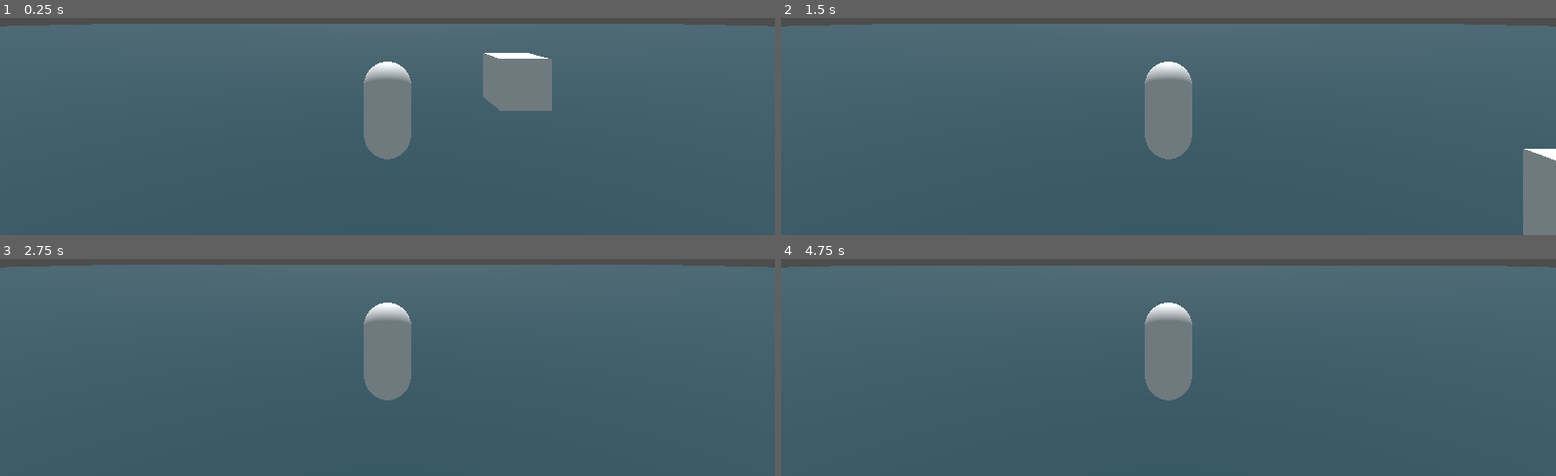
Above: before the commit, frames 1-4 (two rows, left to right).
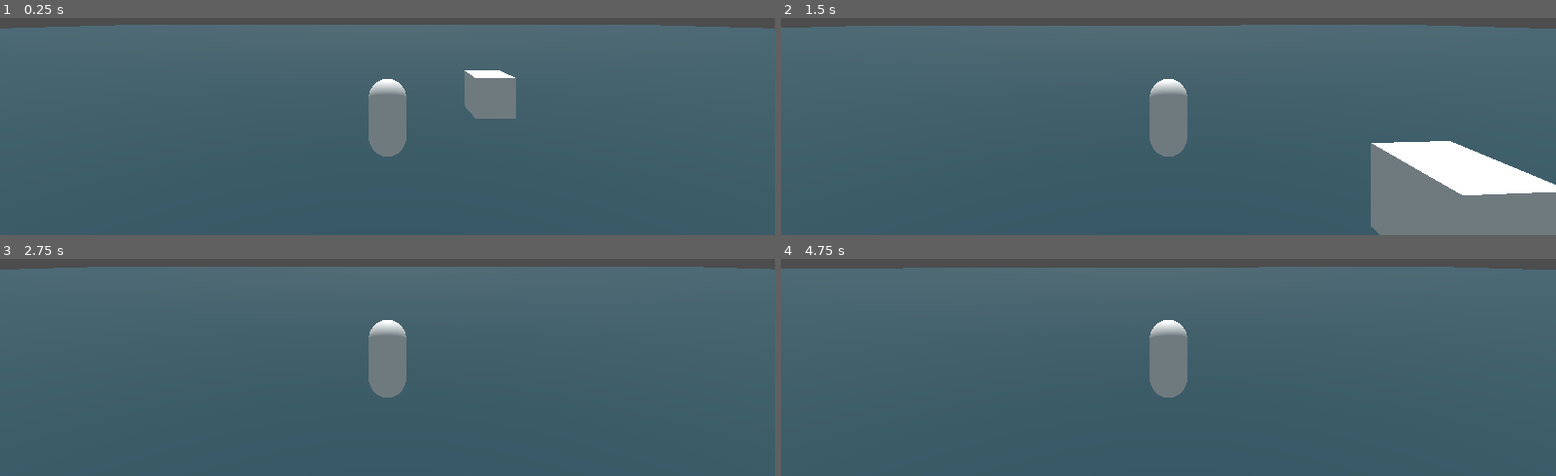
Above: after the commit, the same moments.

Repository: PerishoJ/Godot_Wild_Jam_76_Freeze
Game: Godot game, scene res://sandbox/Test_Player_Movement_1.tscn
The game is run twice, just before and just after one commit, with the same random seed, the same clock (stepped at 60 frames per second) and the same inputs. The project has no main scene, so this scene is started directly.
Inputs (mouse positions are in pixels of both pictures, inside the frame that each line leads up to):
- Up to frame 1 (0.25 s): no input
- Up to frame 2 (1.5 s): tap Enter (ui_accept) at 0.5, 0.77 s; move the mouse to (outside the picture) at 0.52 s; hold Up (ui_up) from 0.53 s (still down); move the mouse to (1129, 20) at 1.27 s
- Up to frame 3 (2.75 s): keep holding Up (ui_up); tap Enter (ui_accept) at 1.52, 2 s; move the mouse to (outside the picture) at 2.02 s
- Up to frame 4 (4.75 s): keep holding Up (ui_up); tap Enter (ui_accept) at 2.75, 3.02, 3.5, 3.77, 4.25, 4.52 s; move the mouse to (1160, 265) at 2.77 s; move the mouse to (1222, 263) at 3.52 s; move the mouse to (outside the picture) at 4.27 s

The runs differ from the first frame. In frame 1, 4.1% of the frame differs, in the area x 0-100%, y 2-66%; in frame 2, 11%, in the area x 0-100%, y 2-100%; in frame 3, 2.0%; in frame 4, 2.0%.

Commit message:
added some pretty terrible camera rotation, and started to handle better character movement...didn't finish, tho

Diff:
--- a/characters/player/player_controller.gd
+++ b/characters/player/player_controller.gd
@@ -3,16 +3,7 @@
 
 const SPEED = 5.0
 const JUMP_VELOCITY = 4.5
-
-func _ready():
-	# Hide the mouse, so we can use it for camera controls
-	Input.mouse_mode = Input.MOUSE_MODE_CAPTURED
-
-func _unhandled_input(event: InputEvent) -> void:
-	if(event is InputEventMouse):
-		# Do some 3rd person camera stuff here...TODO
-		pass
-
+var camera_rotation : Vector3 = Vector3( 0 , 0 , 0 )
 
 func _process(delta: float) -> void:
 	if_the_player_wants_to_quite()
@@ -34,8 +25,12 @@
 
 	# Get the input direction and handle the movement/deceleration.
 	# As good practice, you should replace UI actions with custom gameplay actions.
-	var input_dir := Input.get_vector("ui_left", "ui_right", "ui_up", "ui_down")
+	var input_dir := Input.get_vector("left", "right", "up", "down")
+	# Rotate to match the input
 	var direction := (transform.basis * Vector3(input_dir.x, 0, input_dir.y)).normalized()
+	# Now rotate one more time to match the angle of the camera
+	# TODO How do we rotate this direction vector ( of x and z coords) , by our perpendicular Y angle???
+	# With a basis object, of course, but I can't remember that API tonight, so this is a tomorrow thing
 	if direction:
 		velocity.x = direction.x * SPEED
 		velocity.z = direction.z * SPEED
@@ -44,3 +39,9 @@
 		velocity.z = move_toward(velocity.z, 0, SPEED)
 
 	move_and_slide()
+
+
+# Pay attention to which way the camera is pointing so that when the player
+# pressed forward, it goes in a direction that makes sense
+func _on_camera_rig_camera_rotation_event(rotation) -> void:
+	camera_rotation = rotation
--- a/project.godot
+++ b/project.godot
@@ -14,6 +14,33 @@
 config/features=PackedStringArray("4.3", "GL Compatibility")
 config/icon="res://snowflake.png"
 
+[input]
+
+up={
+"deadzone": 0.5,
+"events": [Object(InputEventKey,"resource_local_to_scene":false,"resource_name":"","device":-1,"window_id":0,"alt_pressed":false,"shift_pressed":false,"ctrl_pressed":false,"meta_pressed":false,"pressed":false,"keycode":0,"physical_keycode":87,"key_label":0,"unicode":119,"location":0,"echo":false,"script":null)
+, Object(InputEventKey,"resource_local_to_scene":false,"resource_name":"","device":-1,"window_id":0,"alt_pressed":false,"shift_pressed":false,"ctrl_pressed":false,"meta_pressed":false,"pressed":false,"keycode":0,"physical_keycode":4194320,"key_label":0,"unicode":0,"location":0,"echo":false,"script":null)
+]
+}
+down={
+"deadzone": 0.5,
+"events": [Object(InputEventKey,"resource_local_to_scene":false,"resource_name":"","device":-1,"window_id":0,"alt_pressed":false,"shift_pressed":false,"ctrl_pressed":false,"meta_pressed":false,"pressed":false,"keycode":0,"physical_keycode":83,"key_label":0,"unicode":115,"location":0,"echo":false,"script":null)
+, Object(InputEventKey,"resource_local_to_scene":false,"resource_name":"","device":-1,"window_id":0,"alt_pressed":false,"shift_pressed":false,"ctrl_pressed":false,"meta_pressed":false,"pressed":false,"keycode":0,"physical_keycode":4194322,"key_label":0,"unicode":0,"location":0,"echo":false,"script":null)
+]
+}
+left={
+"deadzone": 0.5,
+"events": [Object(InputEventKey,"resource_local_to_scene":false,"resource_name":"","device":-1,"window_id":0,"alt_pressed":false,"shift_pressed":false,"ctrl_pressed":false,"meta_pressed":false,"pressed":false,"keycode":0,"physical_keycode":65,"key_label":0,"unicode":97,"location":0,"echo":false,"script":null)
+, Object(InputEventKey,"resource_local_to_scene":false,"resource_name":"","device":-1,"window_id":0,"alt_pressed":false,"shift_pressed":false,"ctrl_pressed":false,"meta_pressed":false,"pressed":false,"keycode":0,"physical_keycode":4194319,"key_label":0,"unicode":0,"location":0,"echo":false,"script":null)
+]
+}
+right={
+"deadzone": 0.5,
+"events": [Object(InputEventKey,"resource_local_to_scene":false,"resource_name":"","device":-1,"window_id":0,"alt_pressed":false,"shift_pressed":false,"ctrl_pressed":false,"meta_pressed":false,"pressed":false,"keycode":0,"physical_keycode":68,"key_label":0,"unicode":100,"location":0,"echo":false,"script":null)
+, Object(InputEventKey,"resource_local_to_scene":false,"resource_name":"","device":-1,"window_id":0,"alt_pressed":false,"shift_pressed":false,"ctrl_pressed":false,"meta_pressed":false,"pressed":false,"keycode":0,"physical_keycode":4194321,"key_label":0,"unicode":0,"location":0,"echo":false,"script":null)
+]
+}
+
 [rendering]
 
 renderer/rendering_method="gl_compatibility"
--- a/sandbox/Test_Player_Movement_1.tscn
+++ b/sandbox/Test_Player_Movement_1.tscn
@@ -1,6 +1,7 @@
-[gd_scene load_steps=9 format=3 uid="uid://d3t2yti6bi0w2"]
+[gd_scene load_steps=10 format=3 uid="uid://d3t2yti6bi0w2"]
 
 [ext_resource type="Script" path="res://characters/player/player_controller.gd" id="1_gkihh"]
+[ext_resource type="Script" path="res://sandbox/camera_controller.gd" id="2_x644o"]
 
 [sub_resource type="Environment" id="Environment_t0l4w"]
 ambient_light_source = 2
@@ -45,9 +46,13 @@
 script = ExtResource("1_gkihh")
 
 [node name="Camera_rig" type="Node3D" parent="Player"]
-transform = Transform3D(1, 0, 0, 0, 1, 0, 0, 0, 1, 0, 2.93741, 5.99395)
+script = ExtResource("2_x644o")
 
-[node name="Camera3D" type="Camera3D" parent="Player/Camera_rig"]
+[node name="Gimble" type="Node3D" parent="Player/Camera_rig"]
+transform = Transform3D(1, 0, 0, 0, 1, 0, 0, 0, 1, 0, 2.74495, 7.50513)
+
+[node name="Camera3D" type="Camera3D" parent="Player/Camera_rig/Gimble"]
+transform = Transform3D(1, 0, 0, 0, 1, 0, 0, 0, 1, 0, 0.888701, 0)
 
 [node name="PlayerMesh" type="MeshInstance3D" parent="Player"]
 transform = Transform3D(1, 0, 0, 0, 1, 0, 0, 0, 1, 0, 1, 0)
@@ -60,3 +65,5 @@
 [node name="SomeThingForReference" type="MeshInstance3D" parent="."]
 transform = Transform3D(1, 0, 0, 0, 1, 0, 0, 0, 1, 2.67748, 1.63265, 0)
 mesh = SubResource("BoxMesh_1twvd")
+
+[connection signal="camera_rotation_event" from="Player/Camera_rig" to="Player" method="_on_camera_rig_camera_rotation_event"]
--- /dev/null
+++ b/sandbox/camera_controller.gd
@@ -0,0 +1,33 @@
+extends Node3D
+
+signal camera_rotation_event
+
+@onready var gimble: Node3D = $Gimble
+@onready var camera: Camera3D = $Gimble/Camera3D
+@export var rotation_scale:float = 0.001
+
+
+func _ready():
+	# Hide the mouse, so we can use it for camera controls
+	Input.mouse_mode = Input.MOUSE_MODE_CAPTURED
+
+func _process(delta: float) -> void:
+	# Do nothing?! yes, do nothing at all
+	pass
+
+
+# Mouse movement is usually captured in unhandled input events.
+# maybe there's a better way, but we did it this way today.
+func _unhandled_input(event: InputEvent) -> void:
+	_make_the_camera_follow_mouse_movements(event)
+
+# Rotate the camera when you move the mouse
+func _make_the_camera_follow_mouse_movements(event: InputEvent) -> void:
+	if(event is InputEventMouseMotion):
+		# orbit the camera left and right around the basic location
+		var motion = (event as InputEventMouseMotion).relative.x
+		rotate_y(motion* rotation_scale);
+		# send an event to the player controller so that the "forward"
+		# direction can be adjusted
+		print("emitting " + str(rotation))
+		camera_rotation_event.emit(rotation)
